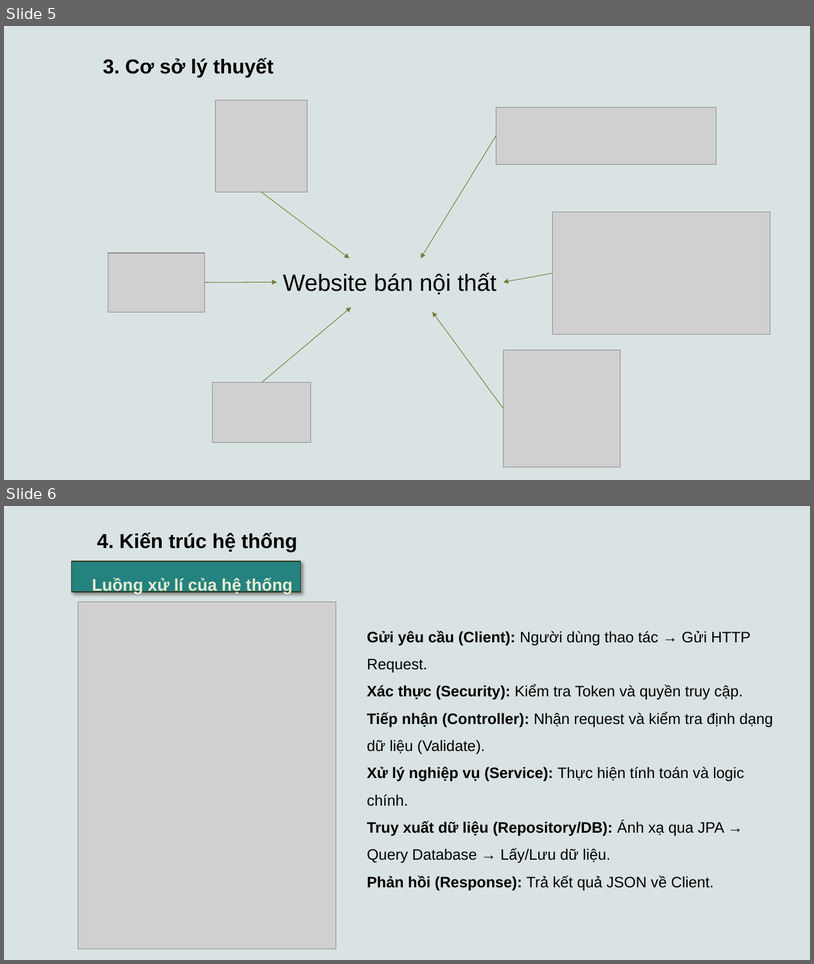
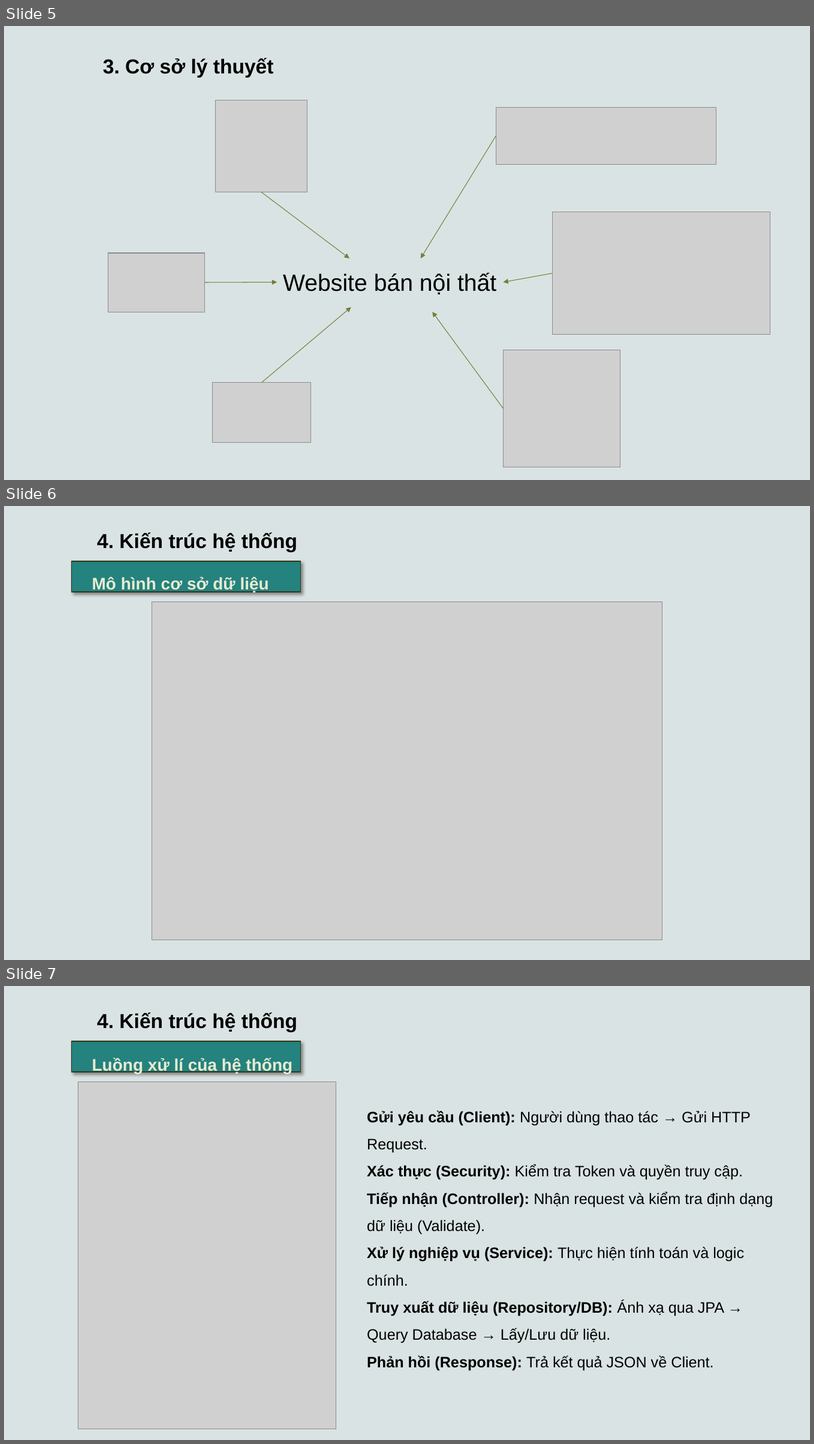
Before and after one commit to phuochiep131/cn-da22tta-NguyenPhuocHiep-InteriorShop, a slide deck: thesis/abs/baocao.pptx. Shown one above the other, each under a label of ours: slides 5 and 6 before the commit, slides 5, 6 and 7 after it. The pictures are 814x964 and 814x1444 pixels, drawn with LibreOffice and Linux fonts; fonts in the diff are those of the drawing; grey boxes stand for pictures. Boxes give left, top, right and bottom in pixels: in the first picture for what was removed or moved away, otherwise in the second. Text is boxed around its words. In the diff, an @@ line names an element or a change of style, - is before the commit and + after.

Commit message:
upload ppt

```diff
--- a/thesis/abs/baocao.pptx
+++ b/thesis/abs/baocao.pptx
@@ slide 6 added at box(4, 506, 810, 960), background #DAE3E3 @@
@@ text added at box(97, 532, 297, 552), 24 pt, text #000000, bold @@
+4. Kiến trúc hệ thống
@@ rectangle added at box(72, 561, 301, 592), fill #24827F, outline #343718 0.85 pt @@
@@ text added at box(92, 577, 269, 593), 20 pt, text #E8EBD1, bold @@
+Mô hình cơ sở dữ liệu
@@ picture added at box(152, 601, 663, 940) @@
@@ what was slide 6 is now slide 7 @@
```
